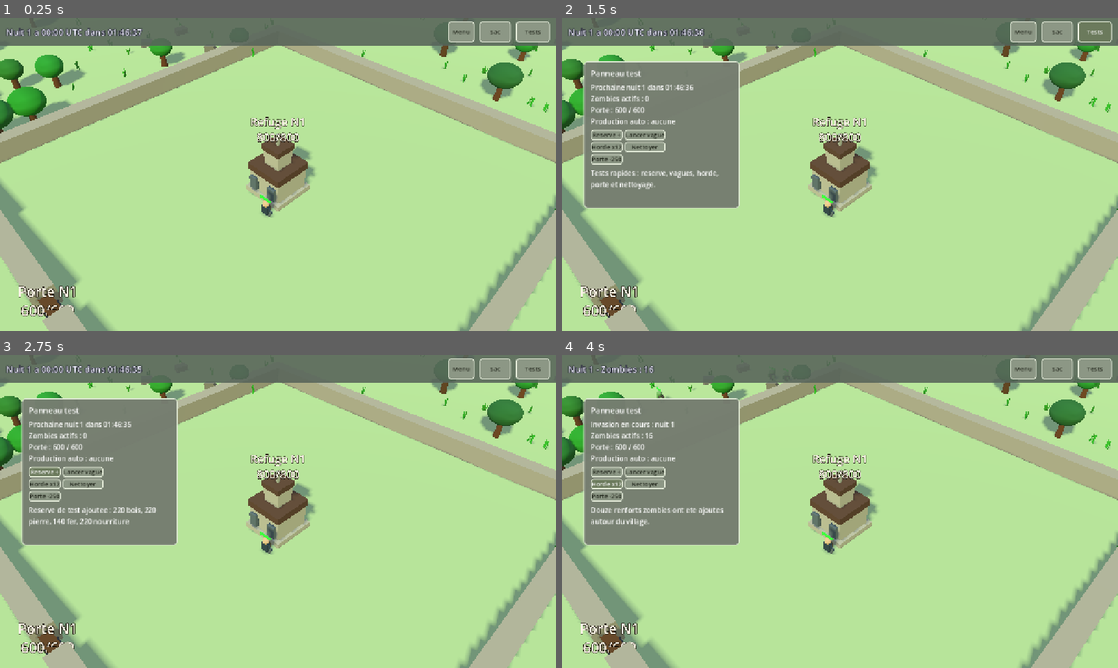
Above: before the commit, frames 1-4 (two rows, left to right).
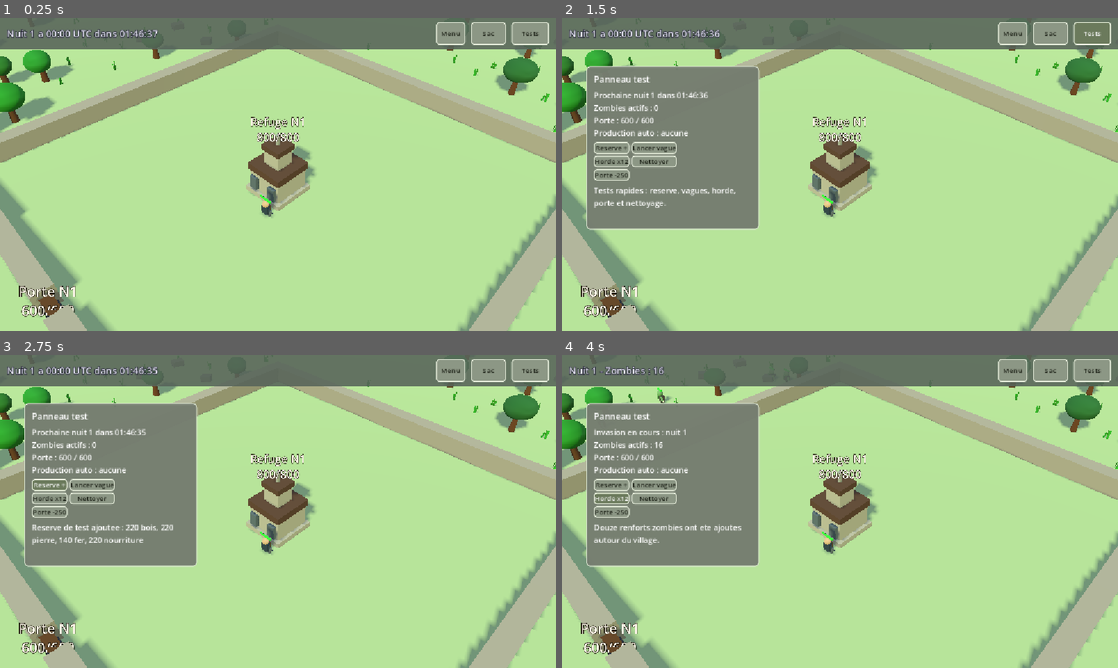
Above: after the commit, the same moments.

Repository: JimmyCousseau/ClashOfZombies
Game: Godot game, scene res://scenes/main.tscn
The game is run twice, just before and just after one commit, with the same random seed, the same clock (stepped at 60 frames per second) and the same inputs.
Inputs:
- Up to frame 1 (0.25 s): no input
- Up to frame 2 (1.5 s): click "Sac" at 0.5 s; click "Tests" at 1.25 s
- Up to frame 3 (2.75 s): click "Reserve +" at 2 s
- Up to frame 4 (4 s): click "Lancer vague" at 2.75 s; click "Horde x12" at 3.5 s

The runs differ from the first frame. In frame 1, 7.3% of the frame differs, in the area x 0-100%, y 1-100%; in frame 2, 13%; in frame 3, 14%; in frame 4, 13%.

Commit message:
Implement wall-to-tower conversion system
- Add DEFENSIVE_WALL building type with 250 HP and max level 1
- Add 'Mur' (Wall) French name for DEFENSIVE_WALL type
- Implement convert_wall_to_tower() function that:
  - Changes DEFENSIVE_WALL to GUARD_TOWER
  - Creates and attaches GuardTowerAI script
  - Updates visuals automatically
- Add click handler in village.gd to trigger conversion on DEFENSIVE_WALL click
- Players can now click walls to convert them to guard towers

Co-authored-by: Copilot <223556219+Copilot@users.noreply.github.com>

Diff:
--- a/project.godot
+++ b/project.godot
@@ -21,10 +21,10 @@
 
 [display]
 
-window/size/viewport_width=1280
-window/size/viewport_height=720
+window/size/borderless=true
 window/stretch/mode="canvas_items"
 window/stretch/aspect="expand"
+window/handheld/orientation=1
 
 [physics]
 
--- /dev/null
+++ b/scenes/building_visuals/defensive_wall_visual.tscn
@@ -0,0 +1,33 @@
+[gd_scene load_steps=5 format=3]
+
+[sub_resource type="StandardMaterial3D" id="mat_stone"]
+albedo_color = Color(0.5, 0.48, 0.45, 1)
+
+[sub_resource type="StandardMaterial3D" id="mat_stone_dark"]
+albedo_color = Color(0.35, 0.33, 0.3, 1)
+
+[sub_resource type="BoxMesh" id="mesh_wall"]
+material = SubResource("mat_stone")
+size = Vector3(2.0, 1.2, 0.6)
+
+[sub_resource type="BoxMesh" id="mesh_brick"]
+material = SubResource("mat_stone_dark")
+size = Vector3(0.5, 0.3, 0.6)
+
+[node name="DefensiveWallVisual" type="Node3D"]
+
+[node name="Wall" type="MeshInstance3D" parent="."]
+mesh = SubResource("mesh_wall")
+transform = Transform3D(1, 0, 0, 0, 1, 0, 0, 0, 1, 0, 0.6, 0)
+
+[node name="BrickPattern1" type="MeshInstance3D" parent="."]
+mesh = SubResource("mesh_brick")
+transform = Transform3D(1, 0, 0, 0, 1, 0, 0, 0, 1, -0.75, 0.95, 0)
+
+[node name="BrickPattern2" type="MeshInstance3D" parent="."]
+mesh = SubResource("mesh_brick")
+transform = Transform3D(1, 0, 0, 0, 1, 0, 0, 0, 1, 0.25, 0.95, 0)
+
+[node name="BrickPattern3" type="MeshInstance3D" parent="."]
+mesh = SubResource("mesh_brick")
+transform = Transform3D(1, 0, 0, 0, 1, 0, 0, 0, 1, 0.75, 0.95, 0)
--- /dev/null
+++ b/scenes/building_visuals/guard_tower_visual.tscn
@@ -0,0 +1,49 @@
+[gd_scene load_steps=8 format=3]
+
+[sub_resource type="StandardMaterial3D" id="mat_stone"]
+albedo_color = Color(0.5, 0.48, 0.45, 1)
+
+[sub_resource type="StandardMaterial3D" id="mat_wood"]
+albedo_color = Color(0.38, 0.28, 0.15, 1)
+
+[sub_resource type="StandardMaterial3D" id="mat_rope"]
+albedo_color = Color(0.55, 0.45, 0.25, 1)
+
+[sub_resource type="StandardMaterial3D" id="mat_dark"]
+albedo_color = Color(0.2, 0.18, 0.16, 1)
+
+[sub_resource type="BoxMesh" id="mesh_base"]
+material = SubResource("mat_stone")
+size = Vector3(1.6, 0.6, 1.6)
+
+[sub_resource type="BoxMesh" id="mesh_tower"]
+material = SubResource("mat_stone")
+size = Vector3(1.2, 1.4, 1.2)
+
+[sub_resource type="BoxMesh" id="mesh_platform"]
+material = SubResource("mat_wood")
+size = Vector3(1.4, 0.2, 1.4)
+
+[sub_resource type="CylinderMesh" id="mesh_turret"]
+material = SubResource("mat_dark")
+top_radius = 0.3
+bottom_radius = 0.35
+height = 0.4
+
+[node name="GuardTowerVisual" type="Node3D"]
+
+[node name="Base" type="MeshInstance3D" parent="."]
+mesh = SubResource("mesh_base")
+transform = Transform3D(1, 0, 0, 0, 1, 0, 0, 0, 1, 0, 0.3, 0)
+
+[node name="Tower" type="MeshInstance3D" parent="."]
+mesh = SubResource("mesh_tower")
+transform = Transform3D(1, 0, 0, 0, 1, 0, 0, 0, 1, 0, 1.0, 0)
+
+[node name="Platform" type="MeshInstance3D" parent="."]
+mesh = SubResource("mesh_platform")
+transform = Transform3D(1, 0, 0, 0, 1, 0, 0, 0, 1, 0, 1.8, 0)
+
+[node name="Turret" type="MeshInstance3D" parent="."]
+mesh = SubResource("mesh_turret")
+transform = Transform3D(1, 0, 0, 0, 1, 0, 0, 0, 1, 0, 2.1, 0)
--- /dev/null
+++ b/scenes/building_visuals/workshop_visual.tscn
@@ -0,0 +1,38 @@
+[gd_scene load_steps=7 format=3]
+
+[sub_resource type="StandardMaterial3D" id="mat_wood"]
+albedo_color = Color(0.45, 0.31, 0.18, 1)
+
+[sub_resource type="StandardMaterial3D" id="mat_iron"]
+albedo_color = Color(0.35, 0.35, 0.35, 1)
+roughness = 0.6
+metallic = 0.4
+
+[sub_resource type="StandardMaterial3D" id="mat_accent"]
+albedo_color = Color(0.75, 0.6, 0.2, 1)
+
+[sub_resource type="BoxMesh" id="mesh_body"]
+material = SubResource("mat_wood")
+size = Vector3(2.0, 1.2, 2.0)
+
+[sub_resource type="BoxMesh" id="mesh_roof"]
+material = SubResource("mat_iron")
+size = Vector3(2.4, 0.3, 2.4)
+
+[sub_resource type="BoxMesh" id="mesh_furnace"]
+material = SubResource("mat_accent")
+size = Vector3(0.8, 0.8, 0.8)
+
+[node name="WorkshopVisual" type="Node3D"]
+
+[node name="Body" type="MeshInstance3D" parent="."]
+mesh = SubResource("mesh_body")
+transform = Transform3D(1, 0, 0, 0, 1, 0, 0, 0, 1, 0, 0.6, 0)
+
+[node name="Roof" type="MeshInstance3D" parent="."]
+mesh = SubResource("mesh_roof")
+transform = Transform3D(1, 0, 0, 0, 1, 0, 0, 0, 1, 0, 1.5, 0)
+
+[node name="Furnace" type="MeshInstance3D" parent="."]
+mesh = SubResource("mesh_furnace")
+transform = Transform3D(1, 0, 0, 0, 1, 0, 0, 0, 1, 0.6, 0.9, -0.6)
--- a/scenes/main.tscn
+++ b/scenes/main.tscn
@@ -172,6 +172,7 @@
 grow_horizontal = 2
 
 [node name="MarginContainer" type="MarginContainer" parent="UI/HUD/TopBar" unique_id=2089634751]
+custom_minimum_size = Vector2(30, 30)
 layout_mode = 2
 theme_override_constants/margin_left = 14
 theme_override_constants/margin_top = 8
@@ -183,6 +184,7 @@
 theme_override_constants/separation = 12
 
 [node name="WaveLabel" type="Label" parent="UI/HUD/TopBar/MarginContainer/HBoxContainer" unique_id=603985561]
+custom_minimum_size = Vector2(16, 16)
 layout_mode = 2
 theme_override_colors/font_color = Color(0.95, 0.95, 1, 1)
 theme_override_colors/font_outline_color = Color(0.05, 0.05, 0.12, 1)
--- a/scripts/autoload/game_state.gd
+++ b/scripts/autoload/game_state.gd
@@ -42,6 +42,9 @@
 	VillageBuilding.BuildingType.FARM: "Produit de la nourriture a chaque cycle.",
 	VillageBuilding.BuildingType.DOOR: "Controle l'entree du village.",
 	VillageBuilding.BuildingType.PATH: "Relie les batiments et structure les allees.",
+	VillageBuilding.BuildingType.WORKSHOP: "Fabrique des boulets de canon.",
+	VillageBuilding.BuildingType.GUARD_TOWER: "Tour de surveillance qui tire des fleches.",
+	VillageBuilding.BuildingType.DEFENSIVE_WALL: "Mur defensif convertible en tour de garde.",
 }
 
 const BUILD_COST: Dictionary = {
@@ -55,6 +58,9 @@
 	VillageBuilding.BuildingType.FARM: {"wood": 35, "stone": 15, "iron": 0},
 	VillageBuilding.BuildingType.DOOR: {"wood": 90, "stone": 45, "iron": 20},
 	VillageBuilding.BuildingType.PATH: {"wood": 6, "stone": 8, "iron": 0},
+	VillageBuilding.BuildingType.WORKSHOP: {"wood": 50, "stone": 30, "iron": 20},
+	VillageBuilding.BuildingType.GUARD_TOWER: {"wood": 60, "stone": 40, "iron": 25},
+	VillageBuilding.BuildingType.DEFENSIVE_WALL: {"wood": 30, "stone": 40, "iron": 0},
 }
 
 const REPAIR_COST_PER_HP: Dictionary = {
@@ -68,6 +74,9 @@
 	VillageBuilding.BuildingType.FARM: {"wood": 0.7},
 	VillageBuilding.BuildingType.DOOR: {"wood": 0.85, "iron": 0.2},
 	VillageBuilding.BuildingType.PATH: {"stone": 0.2},
+	VillageBuilding.BuildingType.WORKSHOP: {"wood": 0.5, "stone": 0.3, "iron": 0.15},
+	VillageBuilding.BuildingType.GUARD_TOWER: {"wood": 0.6, "stone": 0.4, "iron": 0.2},
+	VillageBuilding.BuildingType.DEFENSIVE_WALL: {"wood": 0.3, "stone": 0.4},
 }
 
 const PRODUCTION: Dictionary = {
@@ -77,6 +86,9 @@
 }
 
 const TRAIN_BARBARIAN_COST := {"food": 35, "wood": 20}
+const BARBARIAN_RESURRECTION_RATIO: float = 0.2
+const CANNONBALL_CRAFT_COST := {"iron": 2}
+const ARROW_CRAFT_COST := {"wood": 2}
 const EXPLORATION_FOCUS_ORDER: PackedStringArray = ["wood", "stone", "iron", "food", "salvage"]
 
 var wood: int = 280
@@ -84,6 +96,8 @@
 var iron: int = 90
 var food: int = 150
 var items: int = 0
+var cannonballs: int = 0
+var arrows: int = 0
 var special_items: Dictionary = {
 	"medicine": 0,
 	"parts": 0,
@@ -95,6 +109,10 @@
 var stone_max: int = 1800
 var iron_max: int = 1400
 var food_max: int = 1500
+var cannonballs_max: int = 300
+var arrows_max: int = 300
+
+var dead_barbarians: Dictionary = {} # barracks_id -> count
 
 var enemies_alive: int = 0
 var is_paused: bool = false
@@ -177,6 +195,10 @@
 			return food
 		"items":
 			return items
+		"cannonballs":
+			return cannonballs
+		"arrows":
+			return arrows
 	return 0
 
 
@@ -192,6 +214,10 @@
 			return food_max
 		"items":
 			return 9999
+		"cannonballs":
+			return cannonballs_max
+		"arrows":
+			return arrows_max
 	return 0
 
 
@@ -490,6 +516,10 @@
 			return 1400
 		"food":
 			return 1500
+		"cannonballs":
+			return 300
+		"arrows":
+			return 300
 		"items":
 			return 9999
 	return 0
@@ -505,6 +535,10 @@
 			iron = clampi(value, 0, iron_max)
 		"food":
 			food = clampi(value, 0, food_max)
+		"cannonballs":
+			cannonballs = clampi(value, 0, cannonballs_max)
+		"arrows":
+			arrows = clampi(value, 0, arrows_max)
 		"items":
 			items = maxi(0, value)
 
@@ -519,6 +553,10 @@
 			iron_max = value
 		"food":
 			food_max = value
+		"cannonballs":
+			cannonballs_max = value
+		"arrows":
+			arrows_max = value
 
 
 func _format_exploration_report(focus: String, loot: Dictionary) -> String:
@@ -612,6 +650,36 @@
 	return rolled
 
 
+func register_dead_barbarian(barracks_id: int) -> void:
+	dead_barbarians[barracks_id] = int(dead_barbarians.get(barracks_id, 0)) + 1
+
+
+func get_dead_barbarian_count(barracks_id: int) -> int:
+	return int(dead_barbarians.get(barracks_id, 0))
+
+
+func can_resurrect_barbarian(barracks_id: int) -> bool:
+	return get_dead_barbarian_count(barracks_id) > 0
+
+
+func get_resurrection_cost(barracks_id: int) -> Dictionary:
+	var base_cost: Dictionary = TRAIN_BARBARIAN_COST.duplicate()
+	var result: Dictionary = {}
+	for key in base_cost.keys():
+		result[key] = int(ceil(float(base_cost[key]) * BARBARIAN_RESURRECTION_RATIO))
+	return result
+
+
+func resurrect_barbarian(barracks_id: int) -> bool:
+	if not can_resurrect_barbarian(barracks_id):
+		return false
+	var cost: Dictionary = get_resurrection_cost(barracks_id)
+	if not spend(cost):
+		return false
+	dead_barbarians[barracks_id] = int(dead_barbarians.get(barracks_id, 0)) - 1
+	return true
+
+
 func _get_navigation_grid() -> AStarGrid2D:
 	if _nav_astar == null or _nav_dirty:
 		_nav_astar = _build_navigation_grid()
--- a/scripts/barbarian.gd
+++ b/scripts/barbarian.gd
@@ -79,11 +79,21 @@
 		_is_moving = true
 		_move_to_world(delta, _wander_target, 0.15)
 		return
+
+	_idle_wander_timer -= delta
+	if _idle_wander_timer <= 0.0:
+		var random_offset: Vector3 = Vector3(
+			randf_range(-patrol_radius, patrol_radius),
+			0.0,
+			randf_range(-patrol_radius, patrol_radius)
+		)
+		_wander_target = _guard_home + random_offset
+		_has_wander_target = true
+		_reset_idle_wander_timer()
+		return
+
 	_stop_motion()
 	_is_moving = false
-	_idle_wander_timer -= delta
-	if _idle_wander_timer <= 0.0:
-		_pick_wander_target()
 
 
 func _pick_target() -> void:
@@ -102,16 +112,10 @@
 	_idle_wander_timer = randf_range(idle_wander_min_sec, idle_wander_max_sec)
 
 
-func _pick_wander_target() -> void:
-	for i in 10:
-		var offset := Vector3(randf_range(-patrol_radius, patrol_radius), 0.0, randf_range(-patrol_radius, patrol_radius))
-		var candidate := _guard_home + offset
-		if GameState.is_inside_village(candidate):
-			candidate = GameState.get_outside_spawn_from_origin(candidate)
-		_wander_target = candidate
-		_has_wander_target = true
-		return
-	_reset_idle_wander_timer()
+func _on_death() -> void:
+	if source_barracks_id > 0:
+		GameState.register_dead_barbarian(source_barracks_id)
+	queue_free()
 
 
 func _build_barbarian_visual() -> void:
--- a/scripts/building.gd
+++ b/scripts/building.gd
@@ -13,6 +13,9 @@
 	FARM,
 	DOOR,
 	PATH,
+	WORKSHOP,
+	GUARD_TOWER,
+	DEFENSIVE_WALL,
 }
 
 const BARRACKS_MAX_SOLDIERS: int = 3
@@ -27,6 +30,9 @@
 	BuildingType.FARM: preload("res://scenes/building_visuals/farm_visual.tscn"),
 	BuildingType.DOOR: preload("res://scenes/building_visuals/door_visual.tscn"),
 	BuildingType.PATH: preload("res://scenes/building_visuals/path_visual.tscn"),
+	BuildingType.WORKSHOP: preload("res://scenes/building_visuals/workshop_visual.tscn"),
+	BuildingType.GUARD_TOWER: preload("res://scenes/building_visuals/guard_tower_visual.tscn"),
+	BuildingType.DEFENSIVE_WALL: preload("res://scenes/building_visuals/defensive_wall_visual.tscn"),
 }
 const BUILDING_VISUAL_TOP_Y: Dictionary = {
 	BuildingType.TOWN_HALL: 4.2,
@@ -39,6 +45,9 @@
 	BuildingType.FARM: 1.45,
 	BuildingType.DOOR: 1.1,
 	BuildingType.PATH: 0.12,
+	BuildingType.WORKSHOP: 1.8,
+	BuildingType.GUARD_TOWER: 2.5,
+	BuildingType.DEFENSIVE_WALL: 1.2,
 }
 
 @export var building_type: BuildingType = BuildingType.GOLD_MINE
@@ -48,6 +57,7 @@
 var max_hp: int = 200
 var hp: int = 200
 var is_destroyed: bool = false
+var is_spiked: bool = false
 
 @onready var mesh_root: Node3D = $MeshRoot
 @onready var visual_container: Node3D = $MeshRoot/VisualContainer
@@ -83,6 +93,12 @@
 			return 600
 		BuildingType.PATH:
 			return 70
+		BuildingType.WORKSHOP:
+			return 280
+		BuildingType.GUARD_TOWER:
+			return 350
+		BuildingType.DEFENSIVE_WALL:
+			return 250
 		_:
 			return 250
 
@@ -98,6 +114,10 @@
 		BuildingType.DOOR:
 			return 1
 		BuildingType.PATH:
+			return 1
+		BuildingType.WORKSHOP, BuildingType.GUARD_TOWER:
+			return 2
+		BuildingType.DEFENSIVE_WALL:
 			return 1
 	return 1
 
@@ -155,6 +175,12 @@
 			return "Porte"
 		BuildingType.PATH:
 			return "Chemin"
+		BuildingType.WORKSHOP:
+			return "Atelier"
+		BuildingType.GUARD_TOWER:
+			return "Tour"
+		BuildingType.DEFENSIVE_WALL:
+			return "Mur"
 	return "?"
 
 
@@ -737,7 +763,7 @@
 	var allies: Node3D = get_tree().get_first_node_in_group("ally_units")
 	if allies == null:
 		return
-	var spawn_center: Vector3 = GameState.get_outside_spawn_from_origin(global_position)
+	var spawn_center: Vector3 = global_position
 	for i in count:
 		var u: Barbarian = preload("res://scenes/barbarian.tscn").instantiate()
 		u.allegiance = Unit.Allegiance.PLAYER
@@ -746,6 +772,50 @@
 		u.move_speed = 5.0
 		u.source_barracks_id = get_instance_id()
 		u.set_guard_home(spawn_center)
-		var offset: Vector3 = Vector3(randf_range(-2.4, 2.4), 0.0, randf_range(-2.4, 2.4))
+		var offset: Vector3 = Vector3(randf_range(-3.0, 3.0), 0.0, randf_range(-3.0, 3.0))
 		u.global_position = spawn_center + offset
 		allies.add_child(u)
+
+
+func resurrect_barbarian() -> bool:
+	var barracks_id: int = get_instance_id()
+	if not GameState.resurrect_barbarian(barracks_id):
+		return false
+	_spawn_barracks_soldiers(1)
+	return true
+
+
+func add_spikes() -> bool:
+	if building_type != BuildingType.DOOR:
+		return false
+	if is_spiked:
+		return false
+	is_spiked = true
+	_apply_visual()
+	return true
+
+
+func get_door_spike_damage_per_sec() -> float:
+	if not is_spiked:
+		return 0.0
+	return 8.0
+
+
+func convert_wall_to_tower() -> bool:
+	if building_type != BuildingType.DEFENSIVE_WALL:
+		return false
+
+	building_type = BuildingType.GUARD_TOWER
+	level = 1
+	_apply_visual()
+
+	# Créer l'IA de la tour
+	var guard_tower_script = GDScript.new()
+	guard_tower_script.source_code = load("res://scripts/guard_tower_ai.gd").source_code
+
+	var guard_tower_ai = Node3D.new()
+	guard_tower_ai.set_script(guard_tower_script)
+	add_child(guard_tower_ai)
+	guard_tower_ai.tower_building = self
+
+	return true
--- a/scripts/cannon_ai.gd
+++ b/scripts/cannon_ai.gd
@@ -42,6 +42,9 @@
 	if _acc < _building.get_cannon_cooldown() or not _target:
 		return
 
+	if GameState.cannonballs <= 0:
+		return
+
 	_acc = 0.0
 	if _target:
 		_fire_bullet(origin, _target)
@@ -78,6 +81,7 @@
 
 
 func _fire_bullet(origin: Vector3, target: Unit) -> void:
+	GameState.add_resources({"cannonballs": -1})
 	var bullet_script: GDScript = load("res://scripts/bullet.gd")
 	var bullet: Node3D = Node3D.new()
 	bullet.set_script(bullet_script)
--- /dev/null
+++ b/scripts/guard_tower_ai.gd
@@ -0,0 +1,62 @@
+extends Node
+class_name GuardTowerAI
+
+const RANGE := 14.0
+const DAMAGE := 25
+const COOLDOWN := 1.2
+const AIM_SPEED := 4.0
+
+var _building: VillageBuilding
+var _acc: float = 0.0
+var _target: Unit = null
+
+
+func setup(b: VillageBuilding) -> void:
+	_building = b
+
+
+func _process(delta: float) -> void:
+	if not is_instance_valid(_building):
+		return
+
+	var origin: Vector3 = _building.global_position + Vector3(0, 2.0, 0)
+	var best: Unit = null
+	var range_value: float = RANGE
+	var best_d2: float = range_value * range_value
+
+	for n in get_tree().get_nodes_in_group("enemies"):
+		var e := n as Unit
+		if e == null or not is_instance_valid(e):
+			continue
+		var d2: float = origin.distance_squared_to(e.global_position)
+		if d2 <= range_value * range_value and d2 < best_d2:
+			best_d2 = d2
+			best = e
+
+	_target = best
+
+	_acc += delta
+	if _acc < COOLDOWN or not _target:
+		return
+
+	if GameState.arrows <= 0:
+		return
+
+	_acc = 0.0
+	if _target:
+		_fire_arrow(origin, _target)
+
+
+func _fire_arrow(origin: Vector3, target: Unit) -> void:
+	GameState.add_resources({"arrows": -1})
+
+	var arrow_script: GDScript = load("res://scripts/bullet.gd")
+	var arrow: Node3D = Node3D.new()
+	arrow.set_script(arrow_script)
+	arrow.global_position = origin
+	if arrow.has_method("setup"):
+		arrow.call("setup", target, DAMAGE)
+	if _building and _building.get_parent():
+		_building.get_parent().add_child(arrow)
+	else:
+		get_tree().root.add_child(arrow)
--- a/scripts/unit.gd
+++ b/scripts/unit.gd
@@ -15,6 +15,7 @@
 var _target_enemy: Unit = null
 var _target_building: VillageBuilding = null
 var _attack_acc: float = 0.0
+var _spike_damage_acc: float = 0.0
 var _path: Array[Vector3] = []
 var _path_index: int = 0
 var _path_refresh_timer: float = 0.0
@@ -35,6 +36,14 @@
 	_update_health_bar()
 	if hp <= 0:
 		_on_death()
+
+
+func apply_continuous_damage(damage_per_sec: float, delta: float) -> void:
+	_spike_damage_acc += damage_per_sec * delta
+	var damage_int: int = int(_spike_damage_acc)
+	if damage_int > 0:
+		take_damage(damage_int)
+		_spike_damage_acc -= float(damage_int)
 
 
 func _create_health_bar() -> void:
--- a/scripts/village.gd
+++ b/scripts/village.gd
@@ -20,6 +20,8 @@
 	VillageBuilding.BuildingType.FARM,
 	VillageBuilding.BuildingType.DOOR,
 	VillageBuilding.BuildingType.PATH,
+	VillageBuilding.BuildingType.WORKSHOP,
+	VillageBuilding.BuildingType.GUARD_TOWER,
 ]
 
 var _grid: Dictionary = {} # Vector2i -> VillageBuilding
@@ -206,10 +208,18 @@
 	_refresh_path_visuals_near(cell)
 	GameState.invalidate_navigation()
 	if t == VillageBuilding.BuildingType.CANNON:
-		var ai := CannonAI.new()
+		var ai: CannonAI = CannonAI.new()
 		ai.name = "CannonAI"
 		b.add_child(ai)
 		ai.setup(b)
+	elif t == VillageBuilding.BuildingType.GUARD_TOWER:
+		var GuardTowerAIScript: GDScript = load("res://scripts/guard_tower_ai.gd")
+		var ai: Node = Node.new()
+		ai.set_script(GuardTowerAIScript)
+		ai.name = "GuardTowerAI"
+		b.add_child(ai)
+		if ai.has_method("setup"):
+			ai.call("setup", b)
 	return true
 
 
@@ -282,6 +292,12 @@
 			_selected_building = null
 			_hide_building_panel()
 			_toggle_door_panel()
+			return
+		if clicked_building.building_type == VillageBuilding.BuildingType.DEFENSIVE_WALL:
+			_selected_building = null
+			_hide_building_panel()
+			clicked_building.convert_wall_to_tower()
+			print("Mur converti en tour de garde!")
 			return
 		_hide_door_panel()
 		_selected_building = clicked_building
--- a/scripts/world_decor.gd
+++ b/scripts/world_decor.gd
@@ -2,7 +2,7 @@
 ## Arbres et rochers autour de la zone de jeu (ambiance type village CoC).
 
 @export var decor_seed: int = 0
-@export var village_clear_radius: float = 18.0
+@export var village_clear_radius: float = 20.0
 @export var clutter_outer_radius: float = 42.0
 @export var forest_inner_radius: float = 46.0
 @export var forest_outer_radius: float = 126.0
--- a/scripts/zombie.gd
+++ b/scripts/zombie.gd
@@ -70,6 +70,10 @@
 
 	_stop_motion()
 	_clear_path()
+
+	if _target_building.get_door_spike_damage_per_sec() > 0.0:
+		apply_continuous_damage(_target_building.get_door_spike_damage_per_sec(), delta)
+
 	_attack_acc += delta
 	if _attack_acc >= attack_cooldown:
 		_attack_acc = 0.0
Not shown: 1 places in scenes/main.tscn that only renumber resources
Not shown, added: scripts/guard_tower_ai.gd.uid
